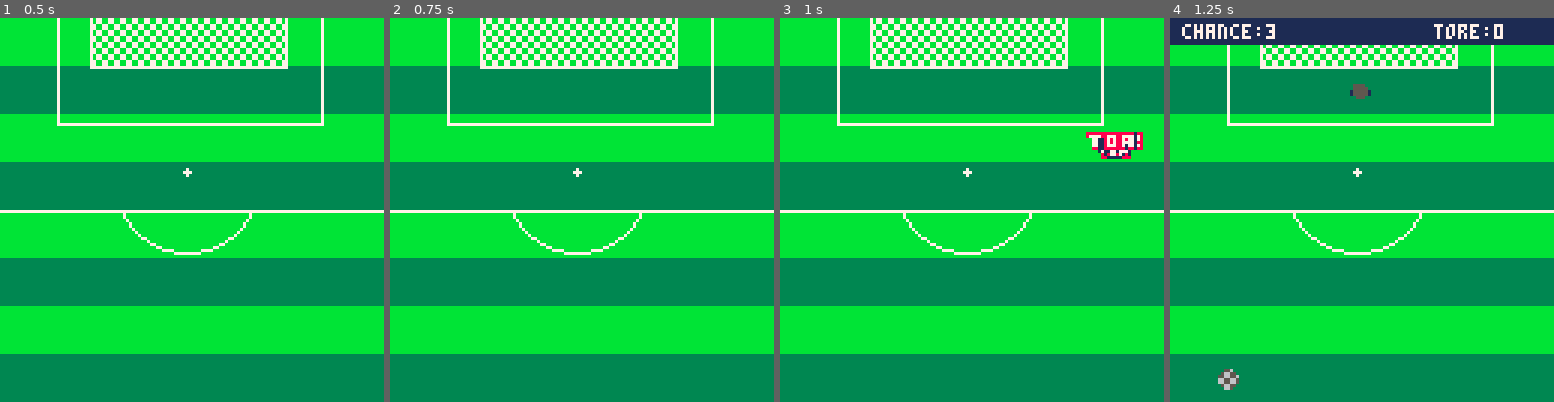
Above: before the commit, frames 1-4 (left to right).
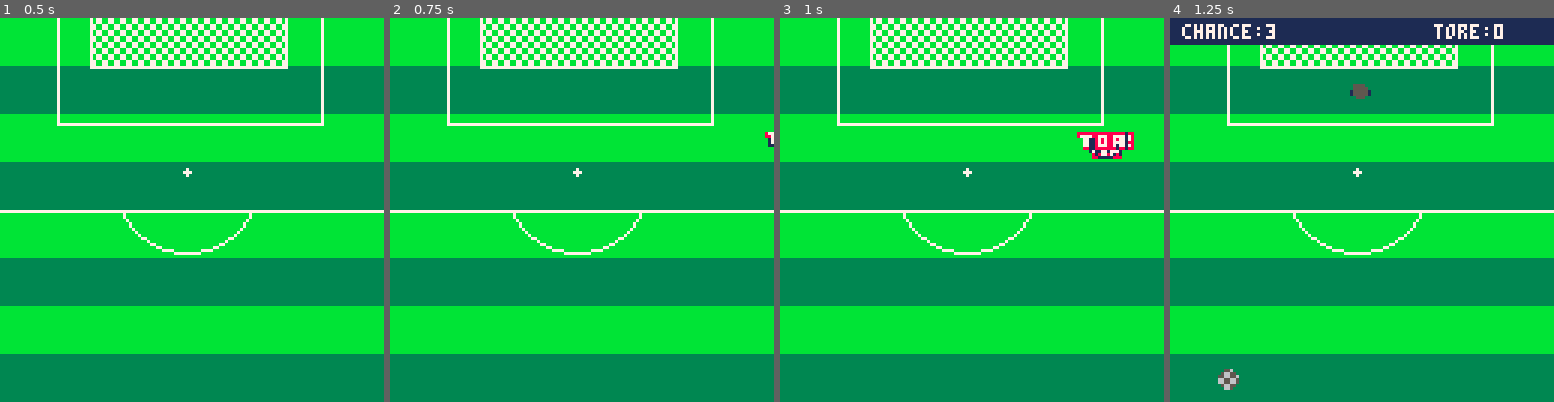
Above: after the commit, the same moments.

Repository: zothynine/torchance
Game: PICO-8 cartridge torchance.p8
The game is run twice, just before and just after one commit, with the same random seed, the same clock (stepped at 60 frames per second) and the same inputs.
Inputs:
- Up to frame 1 (0.5 s): tap O (Z key) at 0.33 s
- Up to frame 2 (0.75 s): tap O (Z key) at 0.7 s
- Up to frame 3 (1 s): no input
- Up to frame 4 (1.25 s): tap X (X key) at 1.07 s

Frame 1 is identical in both runs. In frame 2, less than 0.1% of the frame differs, in the area x 97-100%, y 29-34%; in frame 3, 0.7%, in the area x 77-95%, y 29-37%; in frame 4, nothing differs.

Commit message:
Center GFX on start screen

Diff:
--- a/torchance.p8
+++ b/torchance.p8
@@ -242,7 +242,7 @@
 	if start.gfx_d == 1 then
 		draw_hint("starten mit [x]",true,72)
 	end
-	sspr(32,0,58,29,34*start.gfx_o,38,start.gfx_w/start.gfx_d,start.gfx_h/start.gfx_d)
+	sspr(32,0,58,29,33*start.gfx_o,38,start.gfx_w/start.gfx_d,start.gfx_h/start.gfx_d)
 end
 -->8
 --aim
Not shown, changed: the thumbnail (__label__) section of torchance.p8
